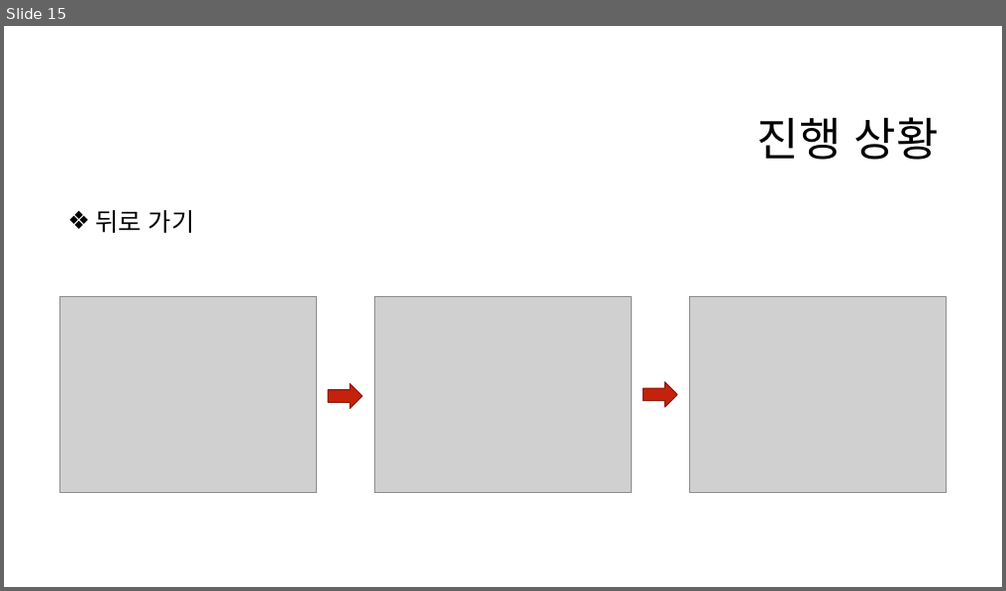
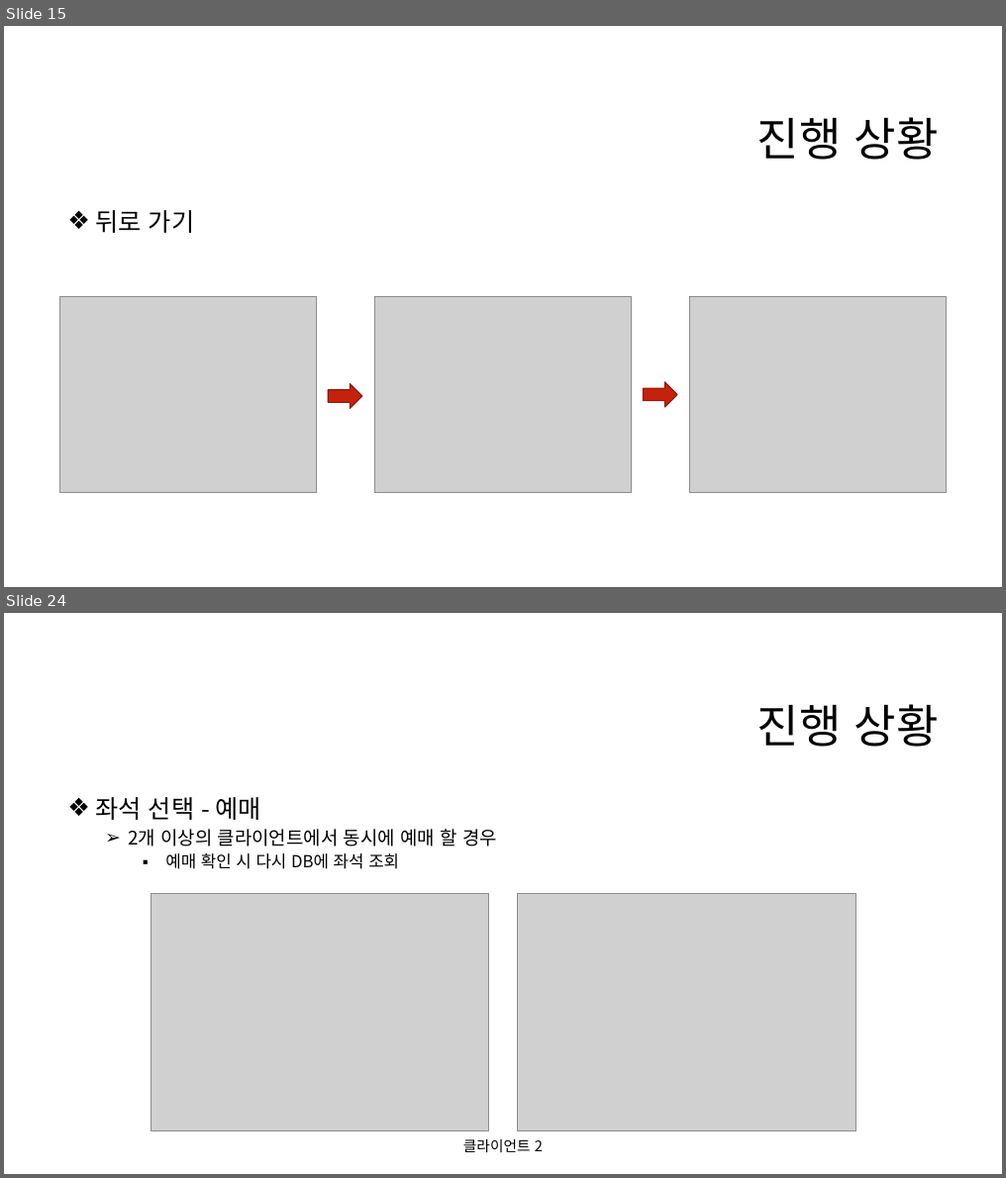
Before and after one commit to eeeeyeot/JAVATrainTicketing, a slide deck: 작업한 내용/기차 예매 프로그램 주차 발표.pptx. Shown one above the other, each under a label of ours: slide 15 before the commit, slides 15 and 24 after it; the slides between them are not shown. The pictures are 1006x591 and 1006x1178 pixels, drawn with LibreOffice and Linux fonts; fonts in the diff are those of the drawing; grey boxes stand for pictures; background and template pictures are left out. Boxes give left, top, right and bottom in pixels: in the first picture for what was removed or moved away, otherwise in the second. Text is boxed around its words. In the diff, an @@ line names an element or a change of style, - is before the commit and + after.

```diff
--- a/작업한 내용/기차 예매 프로그램 주차 발표.pptx
+++ b/작업한 내용/기차 예매 프로그램 주차 발표.pptx
@@ slide 24 added at bbox=[4, 613, 1002, 1174], background #FFFFFF @@
@@ title added at bbox=[757, 704, 939, 747], 44 pt, text #000000 @@
+진행 상황
@@ text added at bbox=[95, 797, 497, 869], 18 pt, text #000000 @@
+❖ 좌석 선택 - 예매
+  ➢ 2개 이상의 클라이언트에서 동시에 예매 할 경우
+    ▪ 예매 확인 시 다시 DB에 좌석 조회
@@ picture added at bbox=[151, 894, 488, 1131] @@
@@ picture added at bbox=[518, 894, 855, 1131] @@
@@ text added at bbox=[463, 1140, 543, 1153], 14 pt, text #000000 @@
+클라이언트 2
```
Also in this commit, not shown: 3 slides changed, 13 other slides added, 3 other files.
